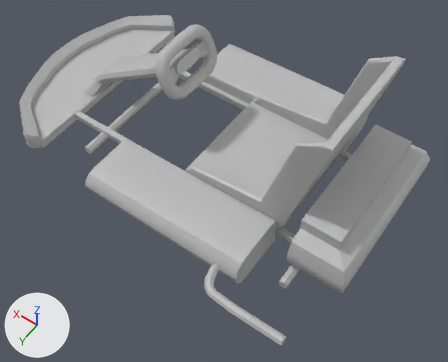
Before and after pictures for a commit that changed the FBX model Assets/Ethan's_Shit/Karts/Kart.fbx.
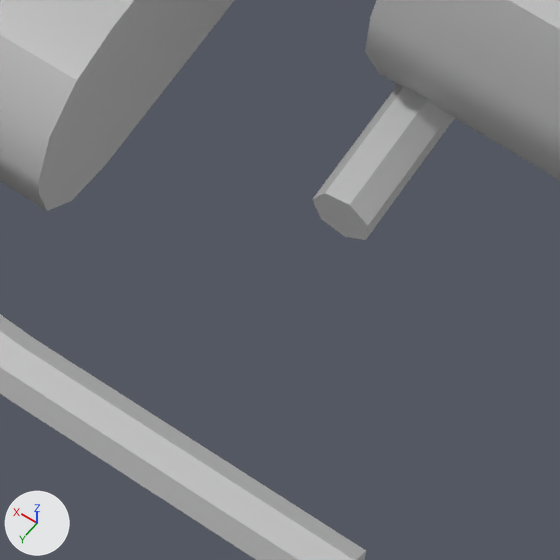
Each version is shown whole from a camera (50 mm lens) standing at (-0.1383, 0.1541, 0.2128) and looking at (-0.0438, 0.0219, 0.005), then close up on the part from 51% to 71% of the width and 69% to 93% of the height. The axes (+X, +Y, +Z) are drawn at lower left. The lights are the same throughout. Where no turn or scale is listed for an object, it has been applied to the vertices.

The scene before the commit, as lines of its bpy script (objects in view):
```python
me_mesh = bpy.data.meshes.new('Mesh')
me_mesh.from_pydata(...)  # 853 vertices, 815 faces; spans x -0.092..0.092, y -0.062..0.062, z -0.035..0.035
me_mesh.materials.append(mat_lambert1)  # grey #bcbcbc
ob_pcube9 = bpy.data.objects.new('pCube9', me_mesh)
ob_pcube9.location = (-0.01818, 0.0063, 0.02663)
```
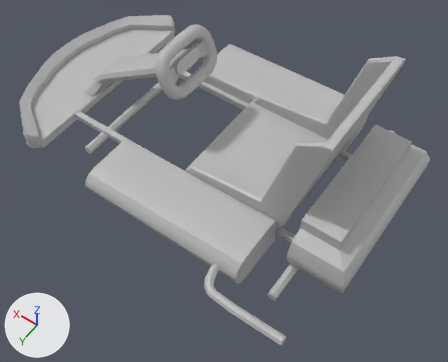
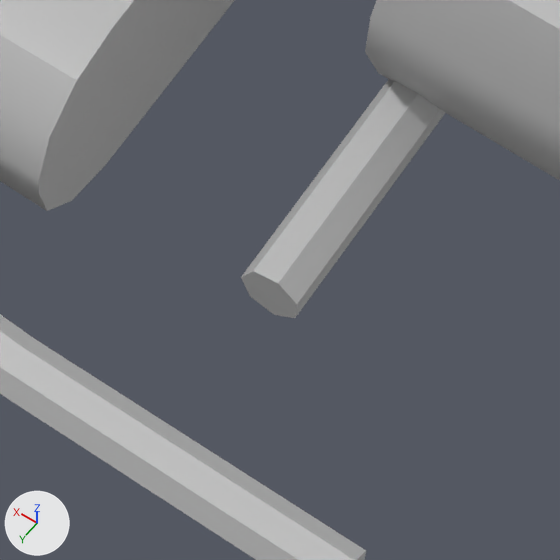
The newer file is also turned or shifted as a whole; pictures and numbers use the older file's frame.

Pixel boxes (x1, y1, x2, y2) of what changed, in the close-ups (560 x 560 px):
part 1 of me_mesh, added: after (241, 79, 445, 318)
part 2 of me_mesh, deleted: before (312, 85, 454, 240)

What the commit changed:
Material 'lambert2' (mat_lambert2) is new.
Its base color is (0.5, 0.5, 0.5) (grey #bcbcbc).
me_mesh has 853 vertices, 815 faces and spans x -0.092..0.092, y -0.062..0.062, z -0.035..0.035.
me_mesh is used by ob_pcube9; location (-0.01818, 0.0063, 0.02663).
me_mesh part 1: a new loose piece, a 7-sided cylinder along y spanning x -0.0715..-0.0676, y -0.0584..0.0459, z -0.0319..-0.0279, in mat_lambert1 (grey #bcbcbc).
me_mesh part 2: the loose piece of 16 vertices spanning x -0.072..-0.068, y -0.052..0.039, z -0.032..-0.028 is deleted.
me_mesh now uses material mat_lambert2 (grey #bcbcbc).
